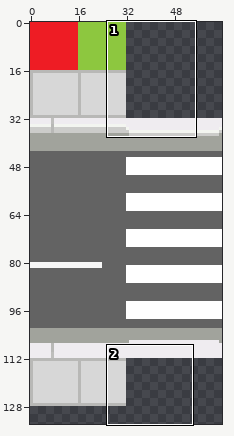
Edited in one commit: sprite sheet (sprites/spr_trottoir/layers/fc313a18-22ed-4a8c-8089-ab80a087d6c9/8eb8c66e-4d0e-4dcc-a0b2-b9c0c167a234.png). The first picture is a wide view before the edit; the outline marks the close-up.
Close-up. Before the commit:
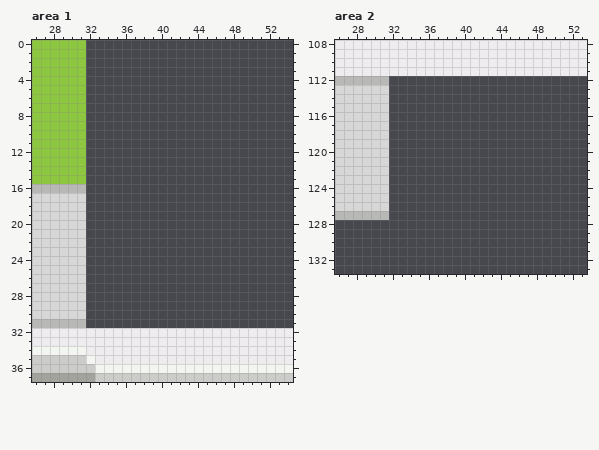
The file is 64x144 pixels. Shown: area 1: x 26..54, y 0..37; area 2: x 26..53, y 108..133. The wide view leaves out empty margins.
And afterwards:
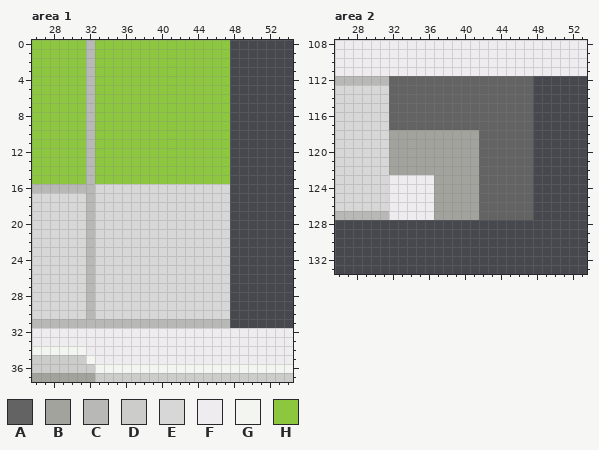
Palette (. is transparent): A #636363  B #a1a39c  C #b8b8b6  D #ccccca  E #d7d7d7  F #efecf0  G #f3f5f0  H #8dc73f
Diff:
Area 1:
The edit adds colour C in rows 0 to 30 at x 32; in row 31 at x 32 to 47.
The edit adds colour E in rows 16 to 30 at x 33 to 47.
The edit adds colour H in rows 0 to 15 at x 33 to 47.
Area 2:
The edit adds colour A in rows 112 to 117 at x 32 to 47; in rows 118 to 127 at x 42 to 47.
The edit adds colour B in rows 118 to 122 at x 32 to 41; in rows 123 to 127 at x 37 to 41.
The edit adds colour F in rows 123 to 127 at x 32 to 36.
Where, in picture pixels (left, top, right, bottom), the same in both close-ups:
added: (86, 40, 230, 328)
added: (389, 76, 533, 220)
